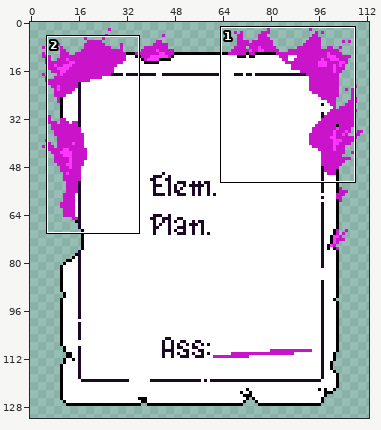
Pixel-art file -- Assets/Sprites/Altar/paper.ase. Above: a wide view before the commit, with the close-up outlined.
Close-up. Before the edit:
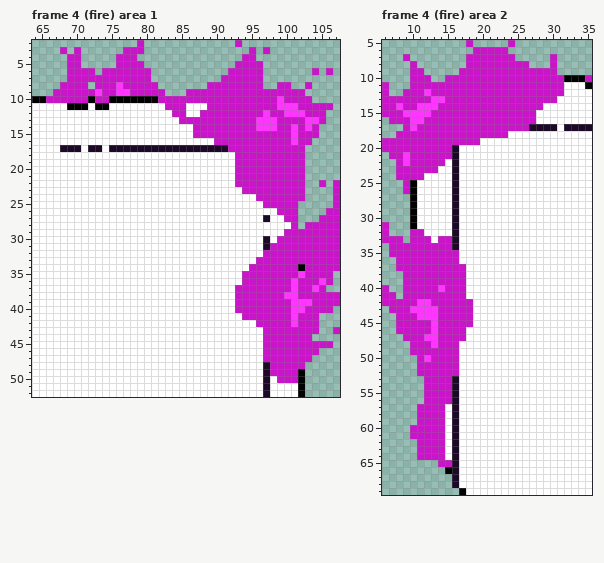
113x136 pixels, 19 frames. Shown: frame 4 (fire) area 1: x 64..107, y 2..52; frame 4 (fire) area 2: x 6..35, y 5..69. The wide view leaves out empty margins. The commit also changed other frames or places, which this record leaves out.
Once edited:
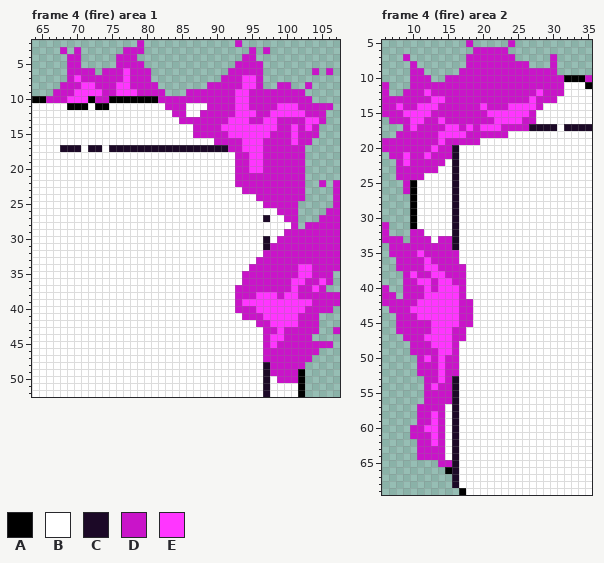
Palette (. is transparent): A #000000  B #ffffff  C #1c0927  D #c914c9  E #ff36ff
Difference:
Frame 4 (fire) area 1, layer "Layer 2":
The author changed colour E to colour D in row 10 at x 99; in row 12 at x 97; in row 13 at x 96.
Colour E now appears in row 8 at x 72.
The author changed colour A to colour E in row 34 at x 102.
The author changed colour D to colour E in row 6 at x 77; in row 7 at x 70, 77 and 94 to 95; in row 8 at x 71, 77 and 94 to 95; in row 9 at x 70 to 72, 78 and 93 to 94; in row 10 at x 69 to 71 and 93 to 94; in row 11 at x 93 to 94.
The author changed colour D to colour E in row 12 at x 93 to 95 and 98 to 99; in row 13 at x 92 to 94; in row 14 at x 91 to 95; in row 15 at x 92 to 97; in rows 16 to 17 at x 94 to 96; in rows 18 to 20 at x 95 to 96.
The author changed colour D to colour E in rows 34 to 35 at x 103; in row 36 at x 102; in row 38 at x 96 to 98; in row 39 at x 94 to 100; in row 40 at x 96 to 100; in row 41 at x 97 to 100.
The author changed colour D to colour E in row 42 at x 98 to 100; in row 43 at x 99; in row 44 at x 98 to 99; in row 45 at x 98.
Frame 4 (fire) area 2, layer "Layer 2":
The author changed colour D to colour E in row 12 at x 28; in row 13 at x 27; in row 14 at x 20 and 24 to 27; in row 15 at x 21 to 26; in row 16 at x 14 and 22 to 25; in row 17 at x 15 to 16, 18 and 20 to 22.
The author changed colour D to colour E in row 18 at x 14 to 17; in row 19 at x 14; in row 20 at x 13; in row 21 at x 12; in row 35 at x 11; in row 36 at x 12.
The author changed colour D to colour E in row 37 at x 12 to 13; in row 38 at x 10 and 13 to 14; in row 39 at x 11 to 12 and 14 to 15; in row 40 at x 12 and 15 to 16; in row 41 at x 12 to 16; in row 42 at x 13 to 16.
The author changed colour D to colour E in rows 43 to 45 at x 14 to 16; in rows 46 to 49 at x 14 to 15; in rows 50 to 53 at x 14; in row 54 at x 13; in rows 58 to 59 at x 13; in row 60 at x 12 to 13.
The author changed colour D to colour E in rows 61 to 62 at x 13.
Pixel boxes of the changes (left, top, right, bottom) in both close-ups:
changed: (123, 68, 137, 96)
changed: (67, 75, 95, 103)
changed: (221, 75, 284, 173)
changed: (242, 264, 312, 348)
changed: (424, 89, 543, 159)
changed: (410, 250, 459, 446)
